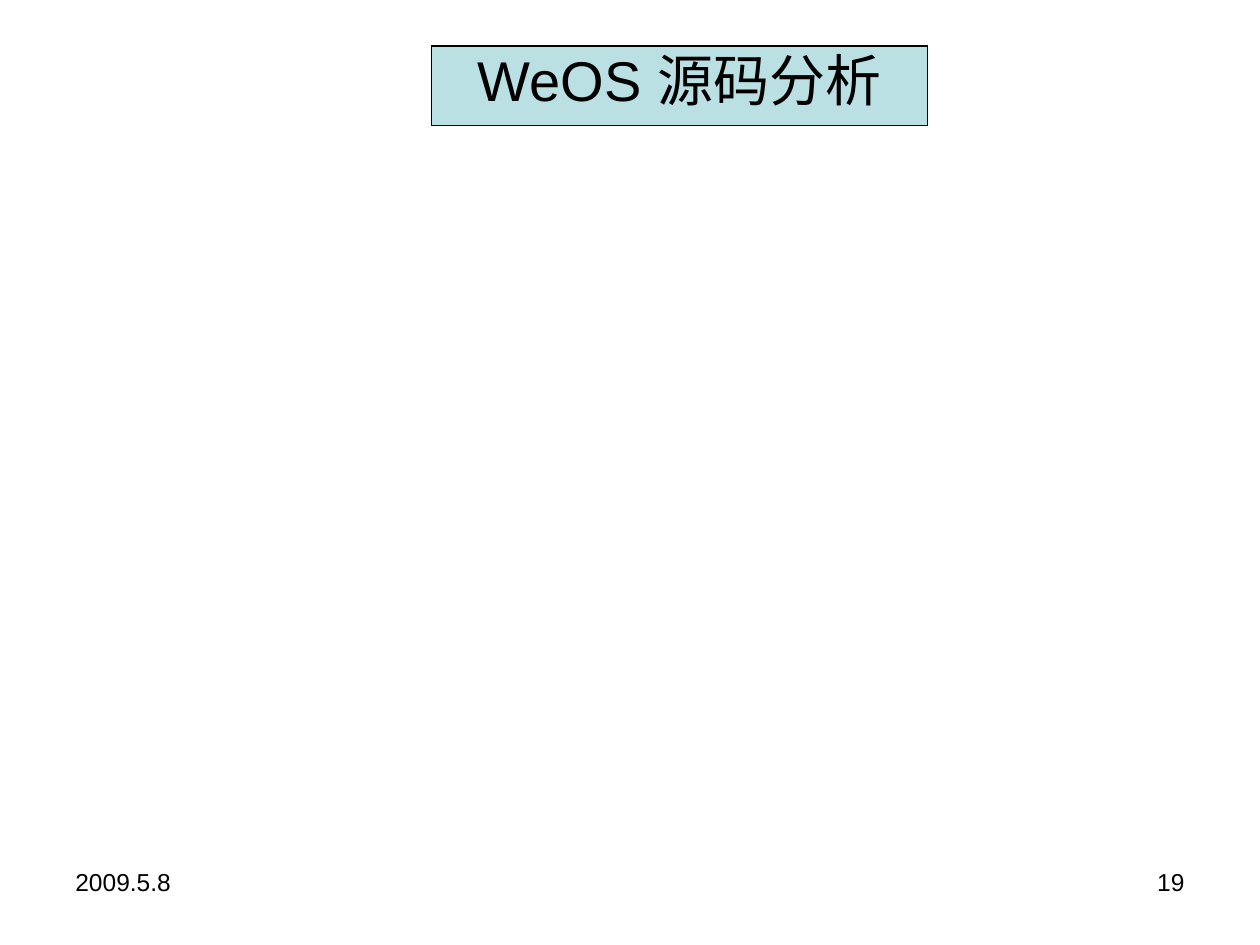
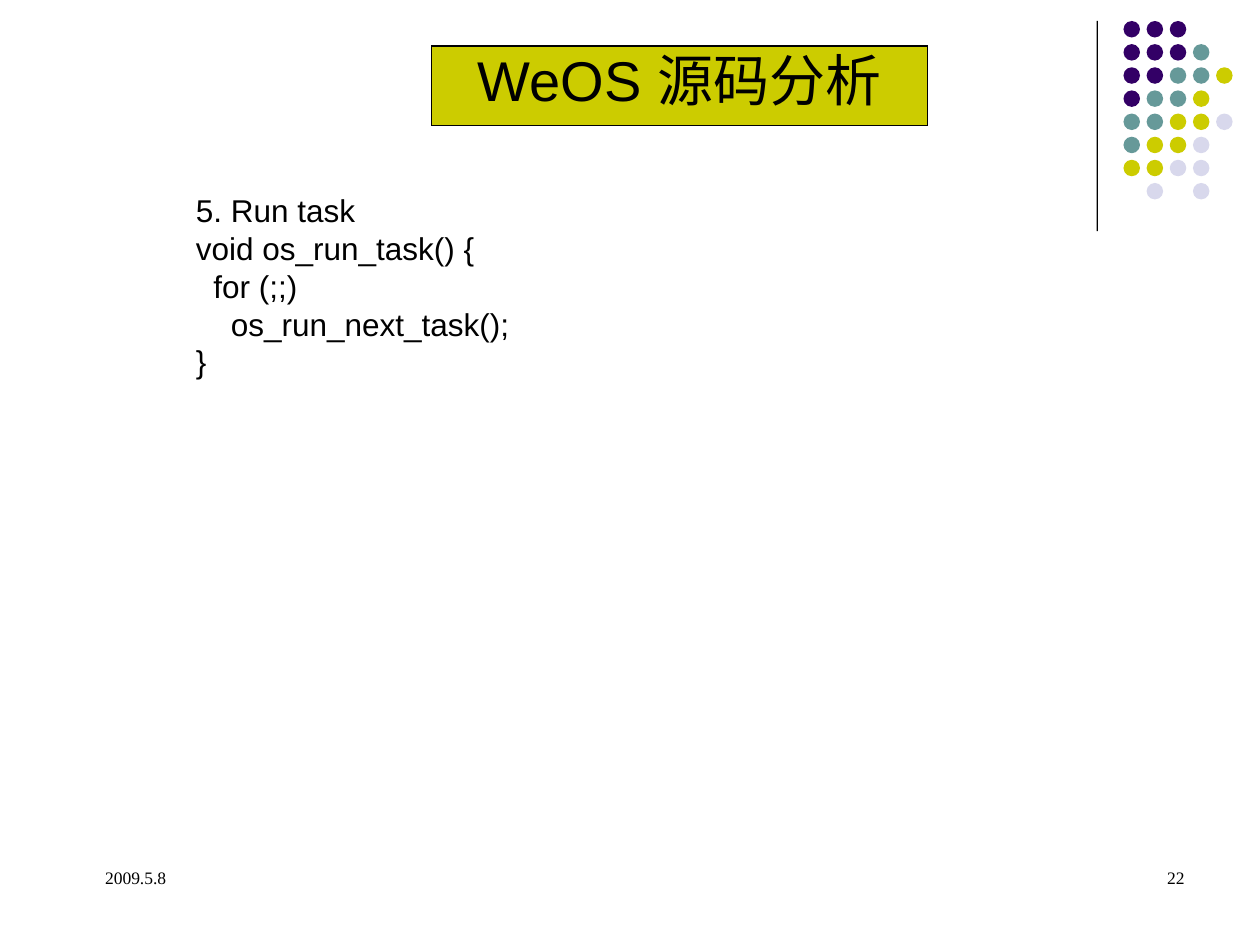
Before and after one commit to qinzb/WeOS, a slide deck: slide 22 of doc/weos_V0.1.ppt (slide 19 before the commit). Drawn at 1260x945 pixels with LibreOffice and Linux fonts; fonts in the diff are those of the drawing. Boxes give left, top, right and bottom in pixels: in the first picture for what was removed or moved away, otherwise in the second. Text is boxed around its words. In the diff, an @@ line names an element or a change of style, - is before the commit and + after.

```diff
--- a/doc/weos_V0.1.ppt
+++ b/doc/weos_V0.1.ppt
@@ line added from (1097, 21) to (1097, 231), #000000 0.74 pt @@
@@ rectangle "WeOS 源码分析" at [432,45,929,125]: fill #BBE0E3 to #CCCC00 @@
@@ text added at [196,199,509,342], 18 pt, text #000000 @@
+5. Run task
+void os_run_task() {
+for (;;)
+os_run_next_task();
+}
@@ group added at [1124,21,1232,199]: 31 ellipses @@
@@ text "2009.5.8" at [105,872,166,884]: size 14 to 10 pt, font Arial to Times New Roman; indent changed @@
@@ page number at [1167,872,1184,884]: text changed; size 14 to 10 pt; font Arial to Times New Roman @@
-19
+22
```
Also in this commit, not shown: 20 other slides changed, 10 slides added.
